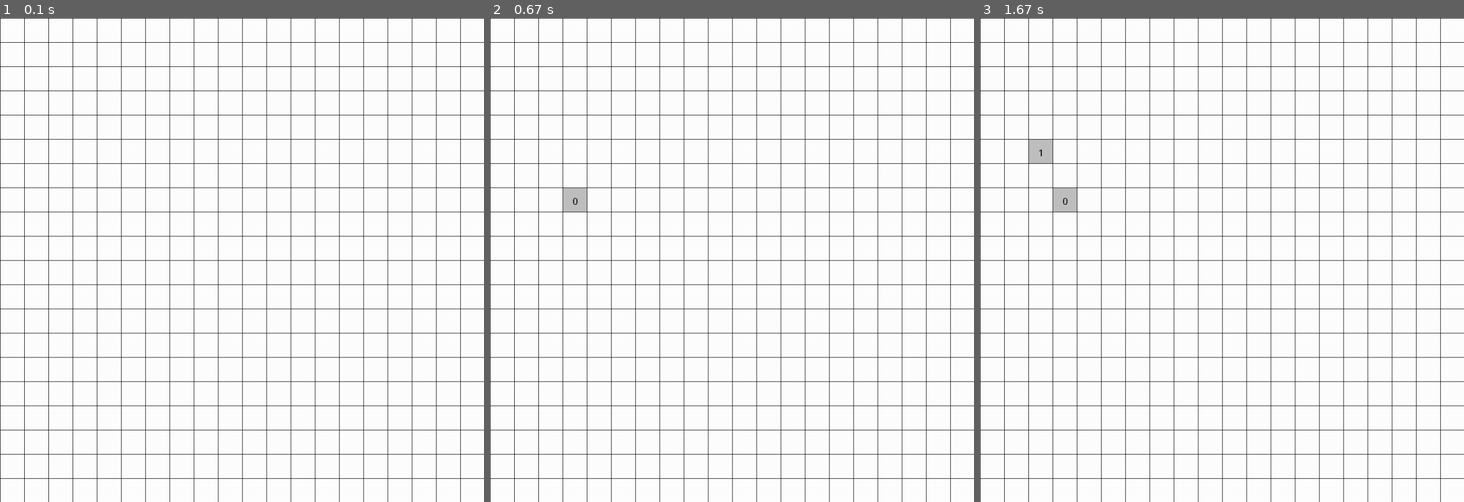
Above: before the commit, frames 1-3 (left to right).
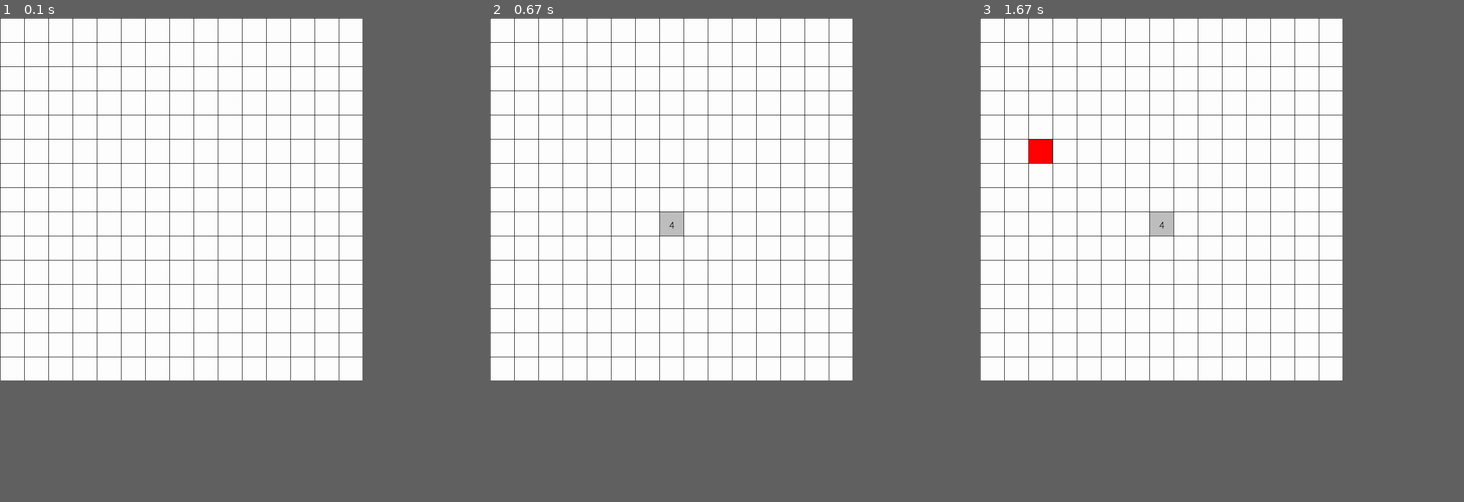
Above: after the commit, the same moments.

Repository: NotNanook/Minesweeper_gui
Game: pygame game, started from grid_pygame.py
Two runs of this game, one before a commit and one after it. Both use one fixed random seed, a clock stepped at 60 frames per second and the inputs below.
Inputs (mouse positions are in pixels of both pictures, inside the frame that each line leads up to):
- Up to frame 1 (0.1 s): no input
- Up to frame 2 (0.67 s): press the mouse at (673, 221) at 0.37 s; move the mouse to (630, 211) at 0.47 s; release the mouse at (581, 201) at 0.6 s
- Up to frame 3 (1.67 s): click (1047, 143) at 0.72 s
In our replay, the window is 900x900 before the commit and 674x674 after it. These sizes can differ from the game's own. Grey fills any space a smaller window leaves; there, only what the larger window draws over its background counts as a difference.

The runs differ from the first frame. In frame 1, 6.6% of the frame differs, in the area x 0-100%, y 0-100%; in frame 2, 7.1%; in frame 3, 7.3%.

Commit message:
Added marker function with right click

Diff:
--- a/grid_pygame.py
+++ b/grid_pygame.py
@@ -4,10 +4,12 @@
 rd.seed()
 pygame.init()
 
+LEFT = 1
+RIGHT = 3
 leben = 1
 
 # Change size of the field
-fgröse = 20
+fgröse = 15
 
 cl = []
 
@@ -17,6 +19,7 @@
 weis = (255, 255, 255)
 rot = (255, 0, 0)
 grau = (192, 192, 192)
+orange = (255,165,0)
 
 x = 1
 y = 1
@@ -70,28 +73,37 @@
     for event in pygame.event.get():
         if event.type == pygame.QUIT:
             sys.exit()
-        if event.type == pygame.MOUSEBUTTONUP:
+        if event.type == pygame.MOUSEBUTTONDOWN and event.button == LEFT:
             pos = pygame.mouse.get_pos()
             print(pos)
-            my, mx = pos
+            mx, my = pos
             mx = int(mx / gröse)
             my = int(my / gröse)
             print(my, mx)
 
             try:
                 if field[mx][my] != "+":
-                    pygame.draw.rect(screen, grau, (my*50+(my*1)+1, mx*50+(mx*1)+1, gröse, gröse))
+                    pygame.draw.rect(screen, grau, (mx*50+(mx*1)+1, my*50+(my*1)+1, gröse, gröse))
                     myfont = pygame.font.SysFont('Comic Sans MS', 20)
                     textsurface = myfont.render(field[mx][my], False, (0, 0, 0))
-                    screen.blit(textsurface,(my*50+(my*1)+21, mx*50+(mx*1)+15))
+                    screen.blit(textsurface,(mx*50+(mx*1)+21, my*50+(my*1)+15))
                 else:
-                    pygame.draw.rect(screen, rot, (my*50+(my*1)+1, mx*50+(mx*1)+1, gröse, gröse))
+                    pygame.draw.rect(screen, rot, (mx*50+(mx*1)+1, my*50+(my*1)+1, gröse, gröse))
                     if leben != 0:
                         leben -= 1
                     elif leben == 0:
                         game_over = True
             except IndexError:
                 pass
+        elif event.type == pygame.MOUSEBUTTONDOWN and event.button == RIGHT:
+            pos = pygame.mouse.get_pos()
+            mx, my = pos
+            mx = int(mx / gröse)
+            my = int(my / gröse)
+            if pygame.Surface.get_at(screen, pos) == weis:
+                pygame.draw.rect(screen, orange, (mx*50+(mx*1)+1, my*50+(my*1)+1, gröse, gröse))
+            else:
+                pygame.draw.rect(screen, weis, (mx*50+(mx*1)+1, my*50+(my*1)+1, gröse, gröse))
 
 
 
